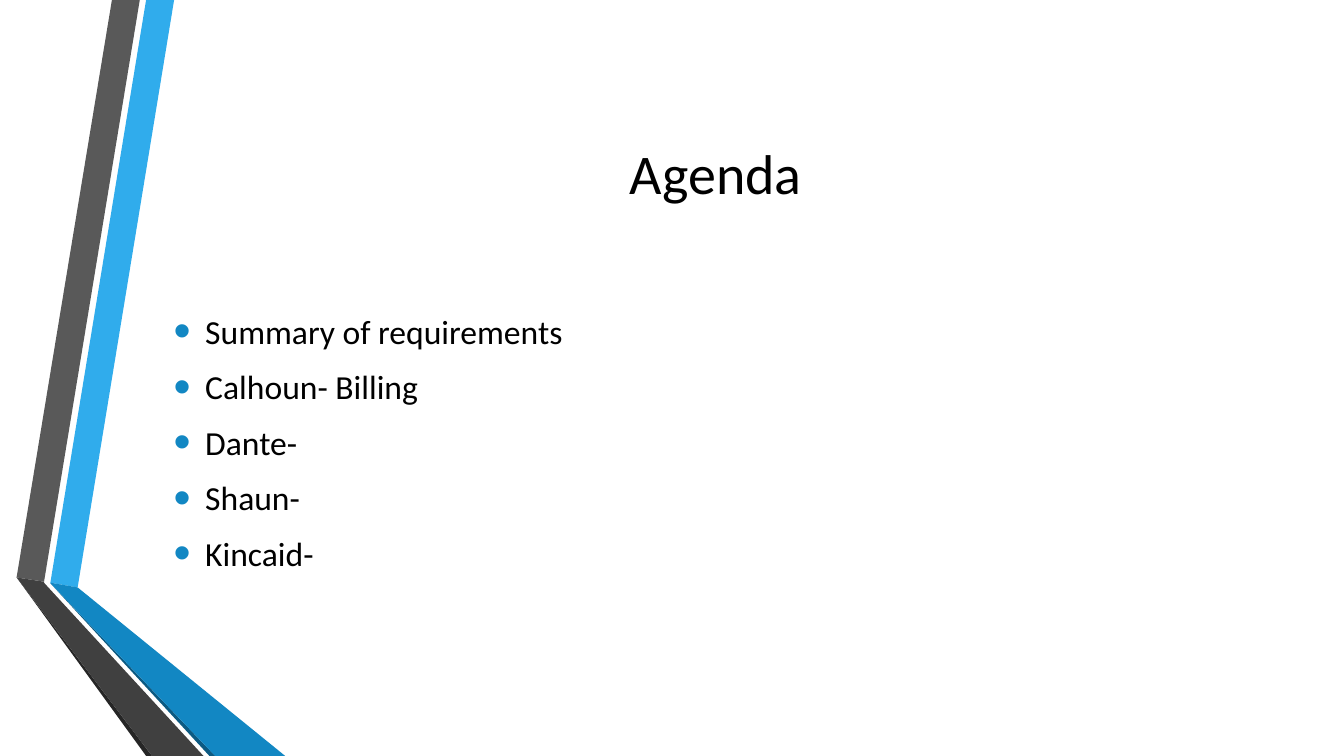
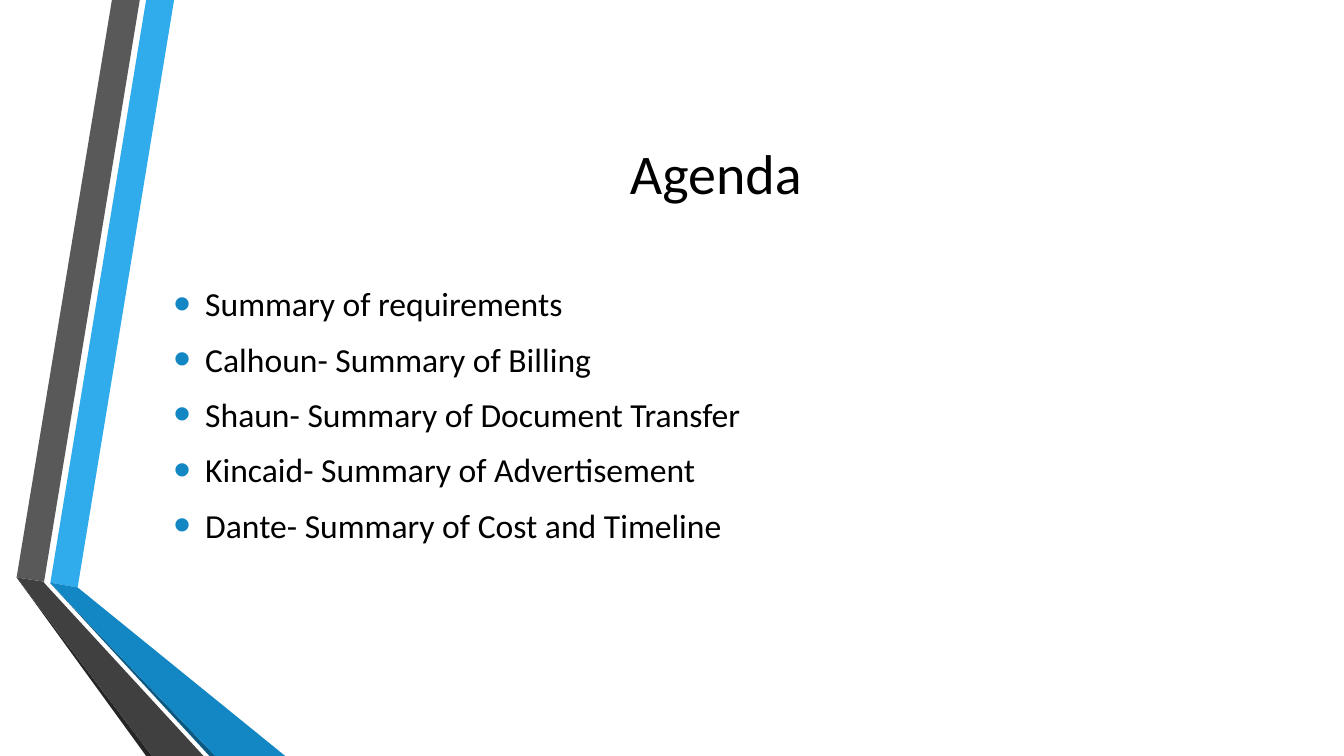
Before and after one commit to CalhounC357/4800_Tax_Boss, a slide deck: slide 4 of De La Riva, Bennett, Calhoun, Young; Tax_Boss.pptx. Drawn at 1344x756 pixels with LibreOffice and Linux fonts; fonts in the diff are those of the drawing; background and template pictures are left out. Boxes give left, top, right and bottom in pixels: in the first picture for what was removed or moved away, otherwise in the second. Text is boxed around its words. In the diff, an @@ line names an element or a change of style, - is before the commit and + after.

```diff
--- a/De La Riva, Bennett, Calhoun, Young; Tax_Boss.pptx
+++ b/De La Riva, Bennett, Calhoun, Young; Tax_Boss.pptx
@@ text at (x1=205, y1=348, x2=740, y2=544): text changed @@
-• Calhoun- Billing
-• Dante-
-• Shaun-
-• Kincaid-
+• Calhoun- Summary of Billing
+• Shaun- Summary of Document Transfer
+• Kincaid- Summary of Advertisement
+• Dante- Summary of Cost and Timeline
```
Also in this commit, not shown: 4 other slides changed, 2 slides added, 1 slide removed.
